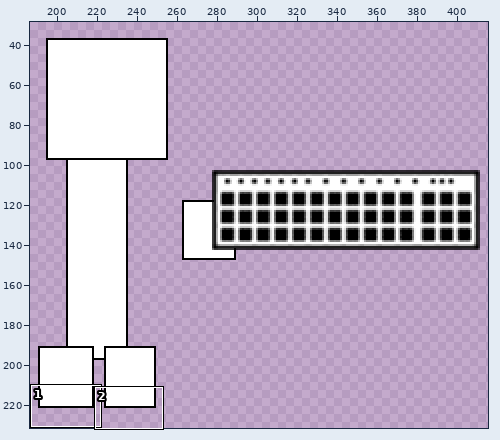
One commit to this sprite sheet: Assets/Sprites/Light Attack/white attack 3.png. The picture above shows the old version from afar; the outline marks the close-up.
Close-up. The starting point:
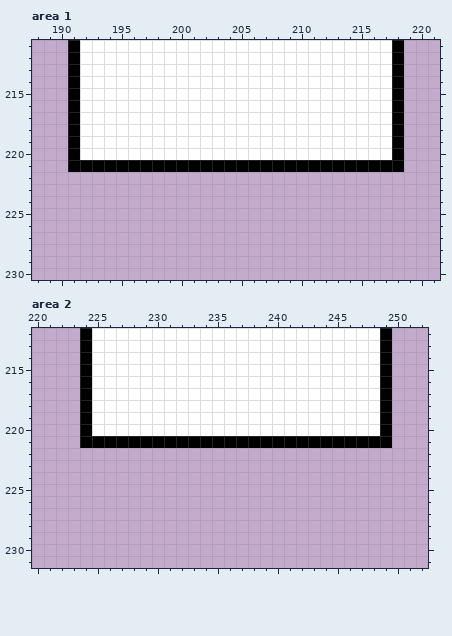
The file is 450x250 pixels. Colours within 5 levels of each other are drawn and written as one. Shown: area 1: x 188..221, y 211..230; area 2: x 220..252, y 212..231. The wide view leaves out empty margins. The commit also changed other parts of the picture, which this record leaves out.
And afterwards:
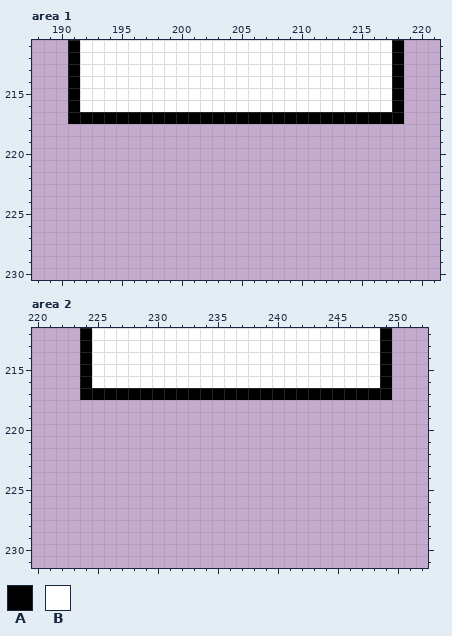
Palette (. is transparent): A #000000  B #ffffff
The exact change:
--- area 1
@@ x 188..221 @@
 216 ...ABBBBBBBBBBBBBBBBBBBBBBBBBBA...
-217 ...ABBBBBBBBBBBBBBBBBBBBBBBBBBA...
-218 ...ABBBBBBBBBBBBBBBBBBBBBBBBBBA...
-219 ...ABBBBBBBBBBBBBBBBBBBBBBBBBBA...
-220 ...ABBBBBBBBBBBBBBBBBBBBBBBBBBA...
-221 ...AAAAAAAAAAAAAAAAAAAAAAAAAAAA...
+217 ...AAAAAAAAAAAAAAAAAAAAAAAAAAAA...
+218 ..................................
+219 ..................................
+220 ..................................
+221 ..................................
 222 ..................................
--- area 2
@@ x 220..252 @@
 216 ....ABBBBBBBBBBBBBBBBBBBBBBBBA...
-217 ....ABBBBBBBBBBBBBBBBBBBBBBBBA...
-218 ....ABBBBBBBBBBBBBBBBBBBBBBBBA...
-219 ....ABBBBBBBBBBBBBBBBBBBBBBBBA...
-220 ....ABBBBBBBBBBBBBBBBBBBBBBBBA...
-221 ....AAAAAAAAAAAAAAAAAAAAAAAAAA...
+217 ....AAAAAAAAAAAAAAAAAAAAAAAAAA...
+218 .................................
+219 .................................
+220 .................................
+221 .................................
 222 .................................
Where, in picture pixels (left, top, right, bottom), the same in both close-ups:
changed: (68, 112, 404, 172)
changed: (80, 388, 392, 448)
